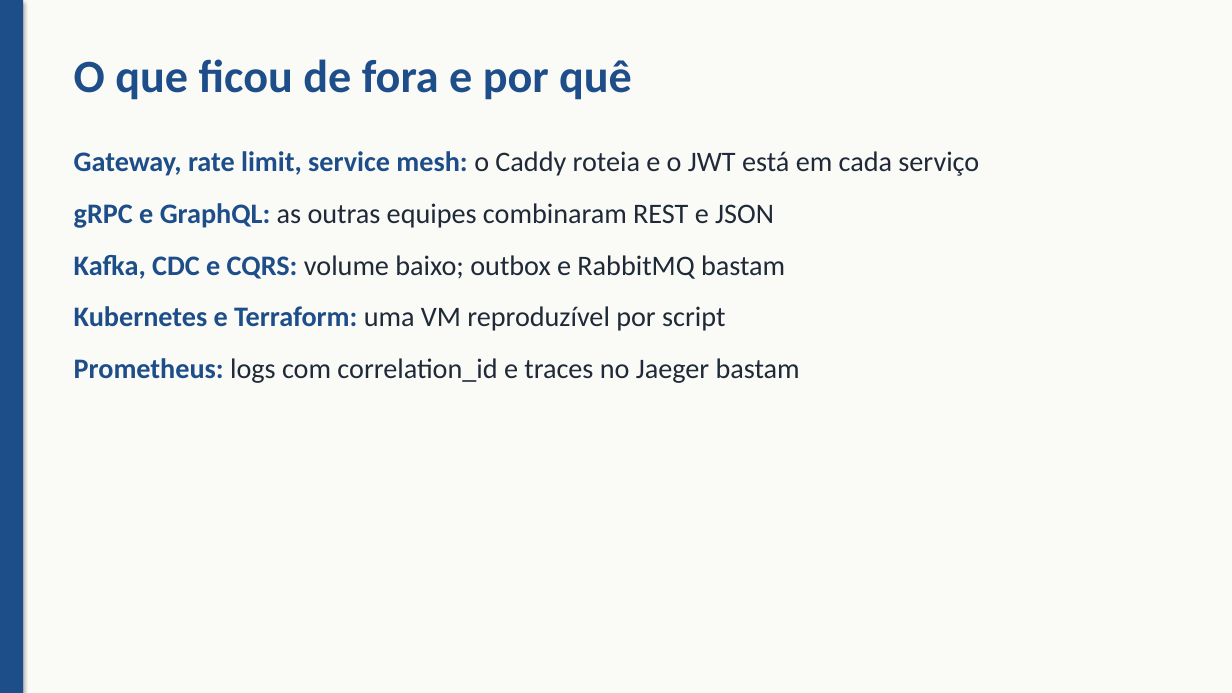
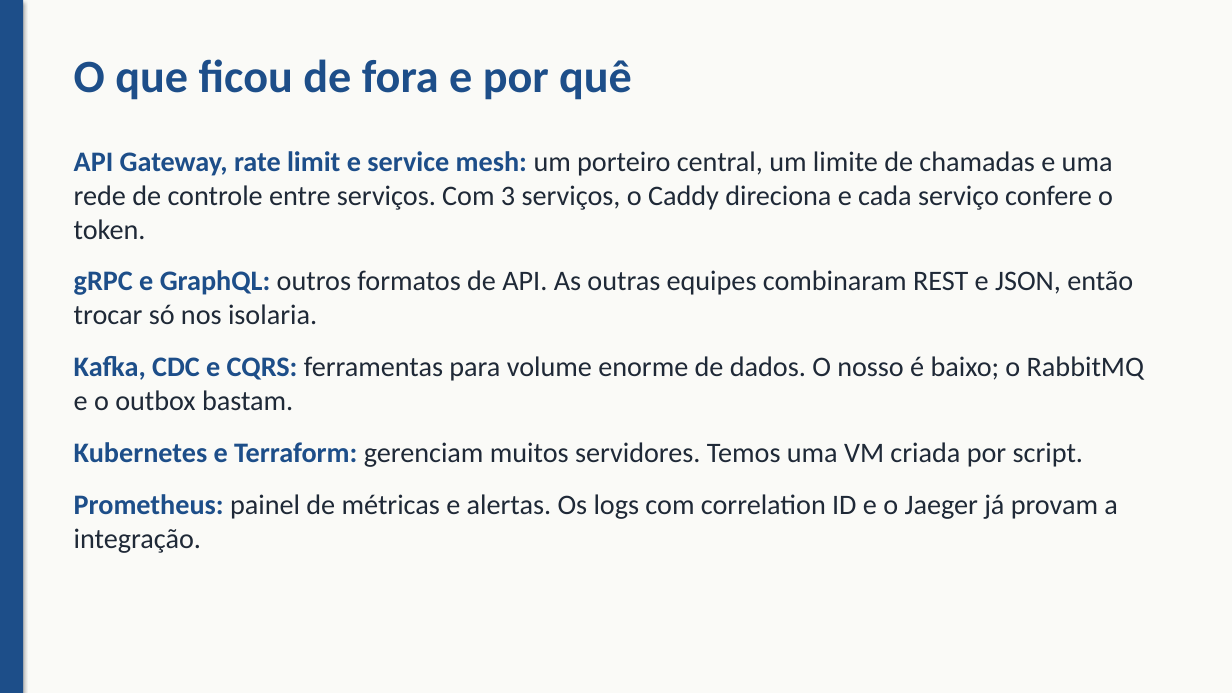
Before and after one commit to OcimarSchroederJR/delivery-financeiro, a slide deck: slide 11 of docs/apresentacao/apresentacao.pptx. Drawn at 1232x693 pixels with LibreOffice and Linux fonts; fonts in the diff are those of the drawing. Boxes give left, top, right and bottom in pixels: in the first picture for what was removed or moved away, otherwise in the second. Text is boxed around its words. In the diff, an @@ line names an element or a change of style, - is before the commit and + after.

Commit message:
docs(apresentacao): simplifica as decisões e remove a demonstração
Decisões em linguagem simples, sem perder o porquê de cada escolha. 'O que ficou de fora' explica cada tecnologia em uma linha. Remove o slide de Demonstração e as linhas de produção a preencher depois do deploy.

```diff
--- a/docs/apresentacao/apresentacao.pptx
+++ b/docs/apresentacao/apresentacao.pptx
@@ text at [74, 151, 1144, 553]: text changed @@
-Gateway, rate limit, service mesh: o Caddy roteia e o JWT está em cada serviço
-gRPC e GraphQL: as outras equipes combinaram REST e JSON
-Kafka, CDC e CQRS: volume baixo; outbox e RabbitMQ bastam
-Kubernetes e Terraform: uma VM reproduzível por script
-Prometheus: logs com correlation_id e traces no Jaeger bastam
+API Gateway, rate limit e service mesh: um porteiro central, um limite de chamadas e uma rede de controle entre serviços. Com 3 serviços, o Caddy direciona e cada serviço confere o token.
+gRPC e GraphQL: outros formatos de API. As outras equipes combinaram REST e JSON, então trocar só nos isolaria.
+Kafka, CDC e CQRS: ferramentas para volume enorme de dados. O nosso é baixo; o RabbitMQ e o outbox bastam.
+Kubernetes e Terraform: gerenciam muitos servidores. Temos uma VM criada por script.
+Prometheus: painel de métricas e alertas. Os logs com correlation ID e o Jaeger já provam a integração.
```
Also in this commit, not shown: 6 other slides changed, 1 slide removed.
